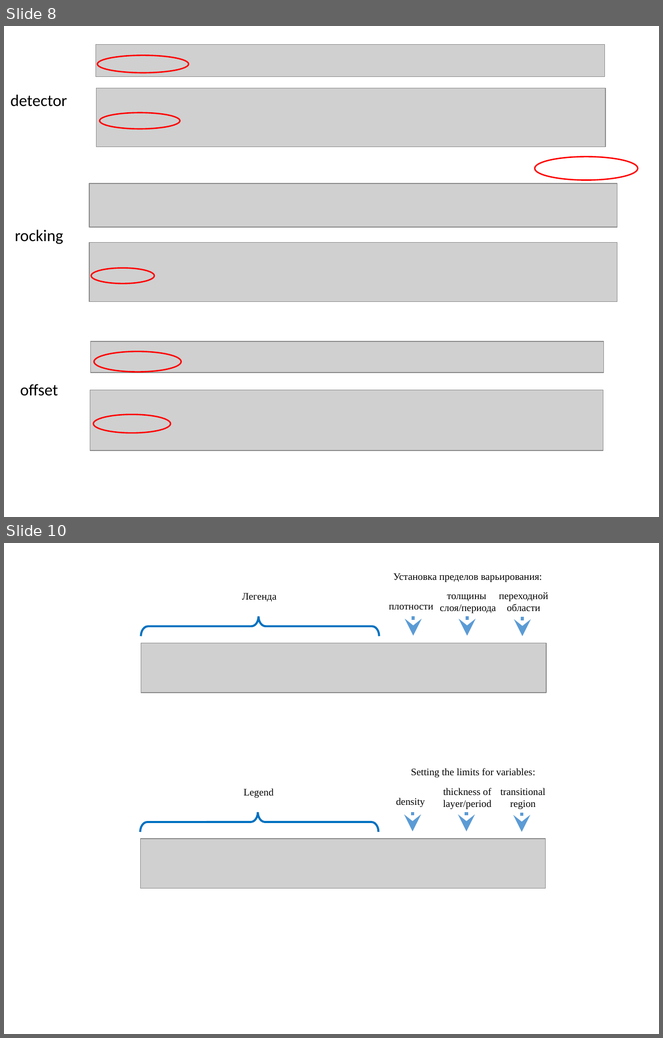
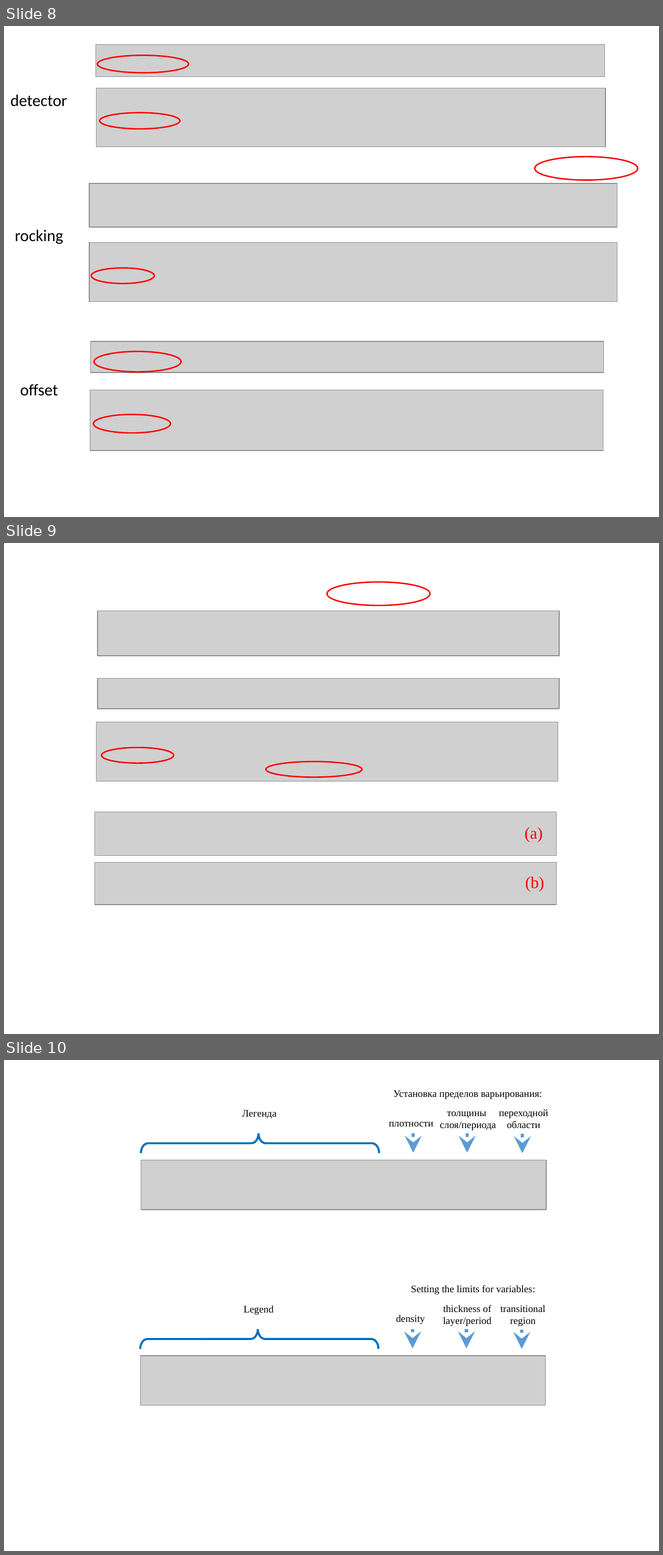
Before and after one commit to svech/Multifitting, a slide deck: manual/Pictures 2.0/Pictures 2.0.pptx. Shown one above the other, each under a label of ours: slides 8 and 10 before the commit, slides 8, 9 and 10 after it; the slides between them are not shown. The pictures are 663x1038 and 663x1555 pixels, drawn with LibreOffice and Linux fonts; fonts in the diff are those of the drawing; grey boxes stand for pictures. Boxes give left, top, right and bottom in pixels: in the first picture for what was removed or moved away, otherwise in the second. Text is boxed around its words. In the diff, an @@ line names an element or a change of style, - is before the commit and + after.

```diff
--- a/manual/Pictures 2.0/Pictures 2.0.pptx
+++ b/manual/Pictures 2.0/Pictures 2.0.pptx
@@ slide 9 added at (4,543,659,1034), background #FFFFFF @@
@@ ellipse added at (327,583,430,606), outline #FF0000 1.5 pt @@
@@ picture added at (98,611,559,656) @@
@@ picture added at (98,679,559,709) @@
@@ picture added at (97,722,558,781) @@
@@ ellipse added at (102,747,174,763), outline #FF0000 1.5 pt @@
@@ ellipse added at (266,762,362,778), outline #FF0000 1.5 pt @@
@@ picture added at (94,812,556,856) @@
@@ text added at (525,827,543,842), 18 pt, text #FF0000 @@
+(a)
@@ picture added at (94,863,556,905) @@
@@ text added at (526,877,545,892), 18 pt, text #FF0000 @@
+(b)
```
Also in this commit, not shown: 1 slide removed, 1 other file.
